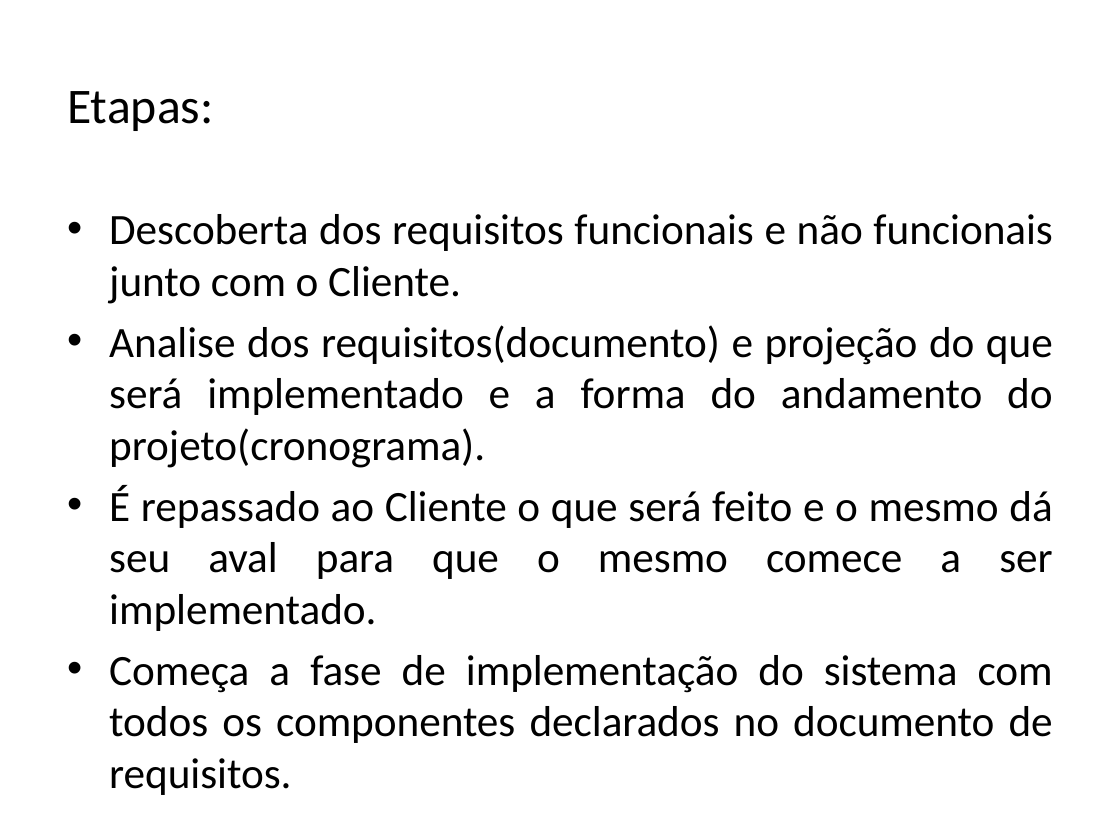
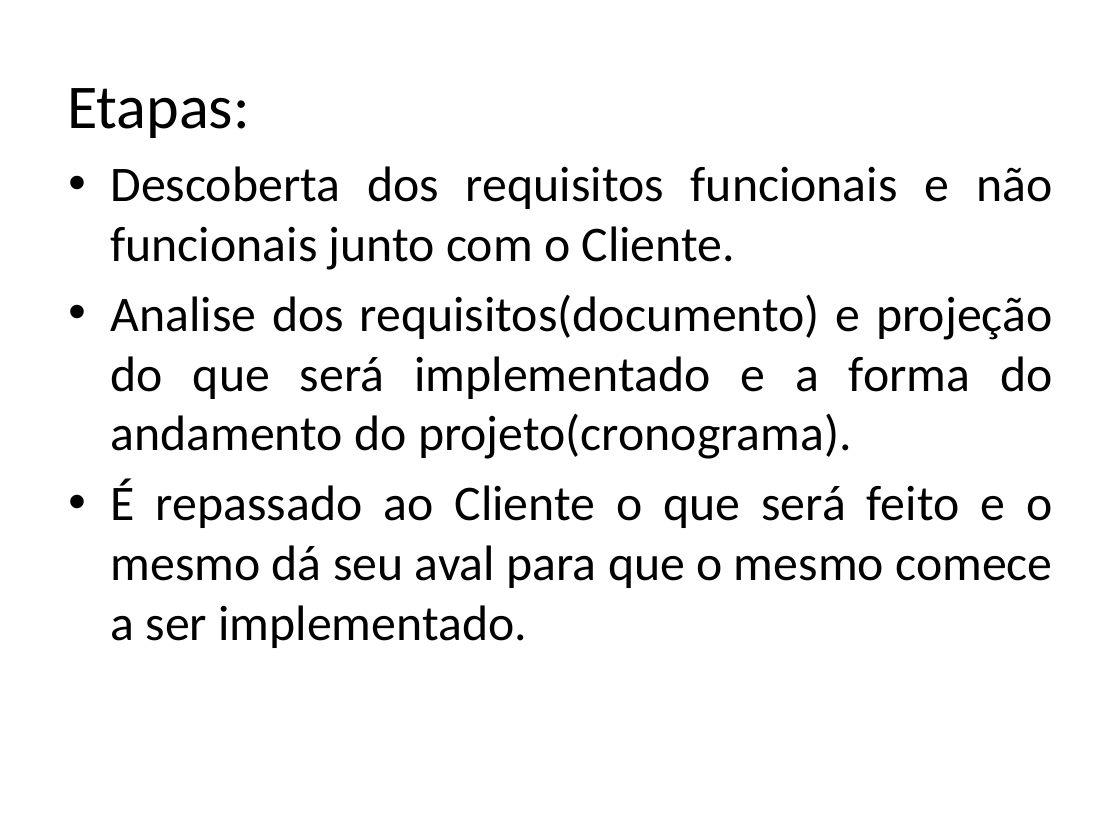
Before and after one commit to FrancescoBeghelli/TrabalhoES, a slide deck: slide 6 of Sistema Fitness.pptx (slide 5 before the commit). Drawn at 1120x840 pixels with LibreOffice and Linux fonts; fonts in the diff are those of the drawing. Boxes give left, top, right and bottom in pixels: in the first picture for what was removed or moved away, otherwise in the second. Text is boxed around its words. In the diff, an @@ line names an element or a change of style, - is before the commit and + after.

```diff
--- a/Sistema Fitness.pptx
+++ b/Sistema Fitness.pptx
@@ title "Etapas:" at (67, 88, 250, 138): size 32 to 40 pt @@
@@ text "Descoberta dos requisitos funcionais e ...": place and size @@
-text "Descoberta dos requisitos funcionais e ..." at (109, 214, 1053, 743)
+text "Descoberta dos requisitos funcionais e ..." at (111, 166, 1052, 648)
@@ text "Descoberta dos requisitos funcionais e ..." at (111, 166, 1052, 648): size 27.8 to 32 pt @@
@@ text at (109, 655, 1053, 743): paragraph removed @@
-• Começa a fase de implementação do sistema com todos os componentes declarados no documento de requisitos.
```
Also in this commit, not shown: 5 other slides changed, 2 slides added.
